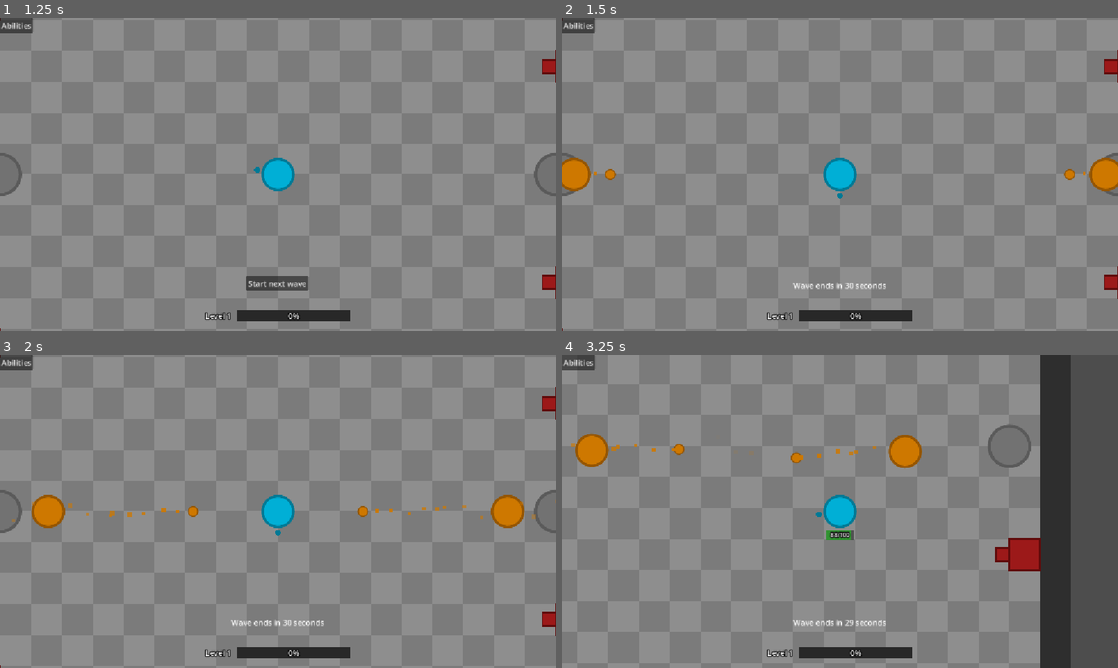
Above: before the commit, frames 1-4 (two rows, left to right).
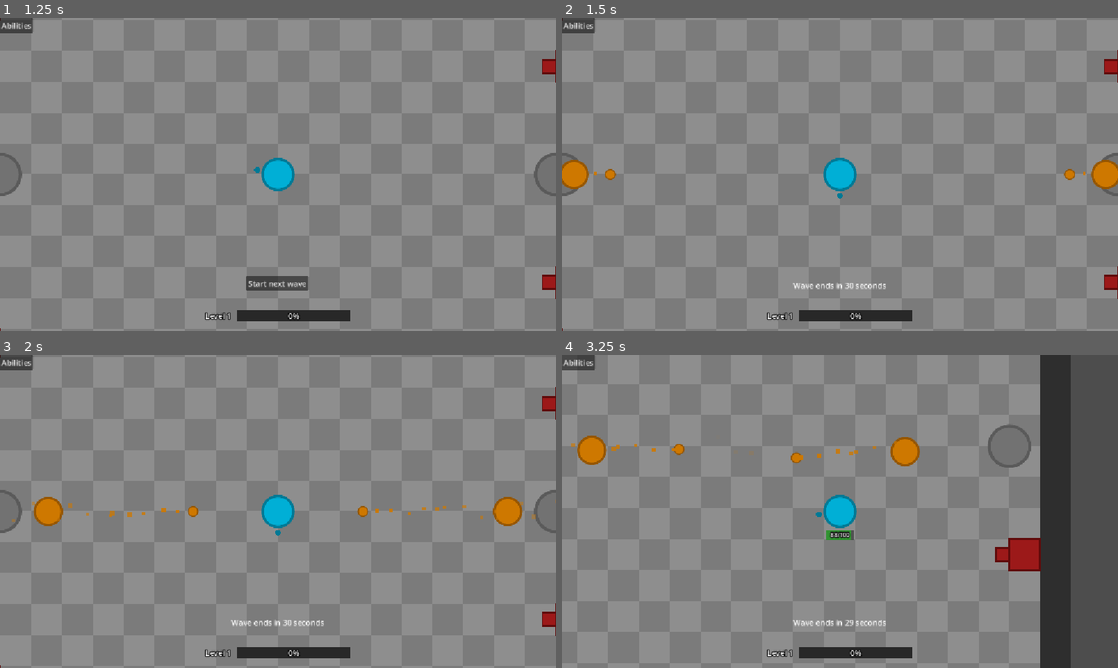
Above: after the commit, the same moments.

Repository: fmachek/geoslayer
Game: Godot game, scene res://scenes/user_interface/main_menu/main_menu.tscn
The game is run twice, just before and just after one commit, with the same random seed, the same clock (stepped at 60 frames per second) and the same inputs.
Inputs (mouse positions are in pixels of both pictures, inside the frame that each line leads up to):
- Up to frame 1 (1.25 s): click "Play" at 0.5 s
- Up to frame 2 (1.5 s): click "Start next wave" at 1.25 s
- Up to frame 3 (2 s): no input
- Up to frame 4 (3.25 s): tap Enter at 2 s; move the mouse to (962, 495) at 2.02 s; hold D (right) 2.03-2.78 s; tap Q at 2.1 s; click (962, 495) at 2.17 s; move the mouse to (728, 527) at 2.77 s; hold S (down) from 2.78 s (still down); tap E at 2.85 s

Frame 1 is identical in both runs. In frame 2, 0.4% of the frame differs, in the area x 0-100%, y 44-56%; in frame 3, 0.5%; in frame 4, 0.5%, in the area x 2-65%, y 24-37%.

Commit message:
feat: change default enemy radius
Change default Enemy radius from 32px (same as Character) to 28px.

Diff:
--- a/scenes/characters/enemies/enemy.tscn
+++ b/scenes/characters/enemies/enemy.tscn
@@ -5,6 +5,9 @@
 
 [sub_resource type="CircleShape2D" id="CircleShape2D_blu3w"]
 radius = 1024.0
+
+[sub_resource type="CircleShape2D" id="CircleShape2D_nwhyh"]
+radius = 28.0
 
 [node name="Enemy" unique_id=1080282355 instance=ExtResource("1_w0ky3")]
 collision_layer = 10
@@ -29,6 +32,9 @@
 [node name="CollisionShape2D" type="CollisionShape2D" parent="PlayerDetectionArea" index="0" unique_id=1246221917]
 shape = SubResource("CircleShape2D_blu3w")
 
+[node name="CollisionShape2D" parent="." index="2" unique_id=295435238]
+shape = SubResource("CircleShape2D_nwhyh")
+
 [node name="Speed" parent="CharacterStats" parent_id_path=PackedInt32Array(465904387) index="2" unique_id=1314298599]
 max_value = 150
 current_value = 150
